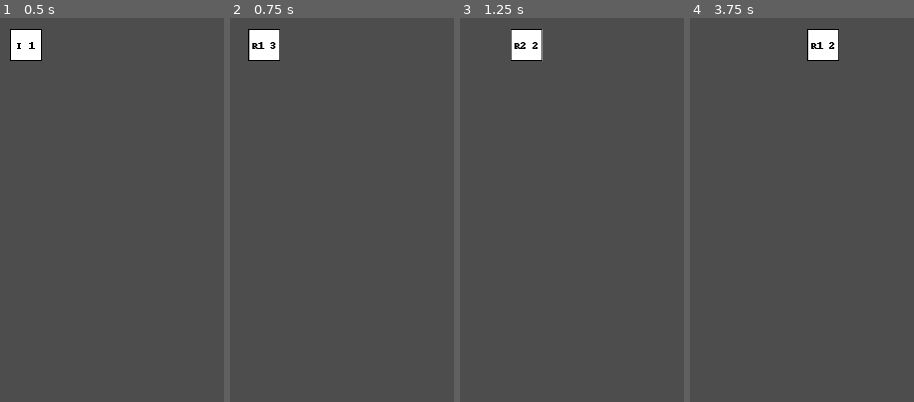
Above: before the commit, frames 1-4 (left to right).
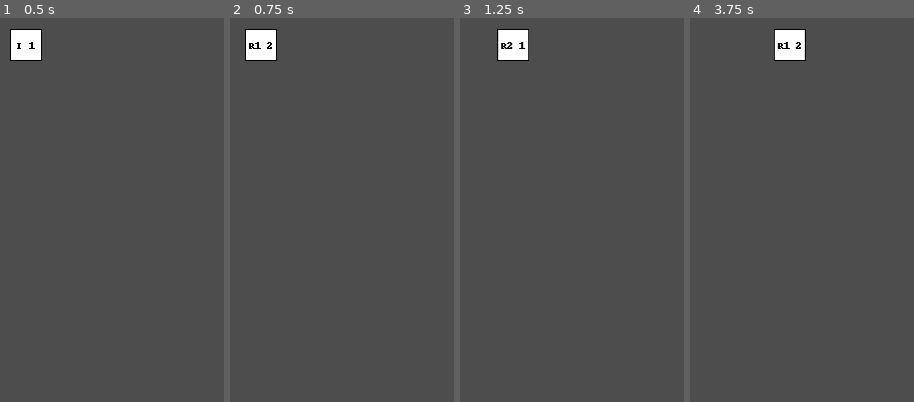
Above: after the commit, the same moments.

Repository: demestav/Open-Retro-Skies
Game: Godot game, scene res://Level.tscn
Same seed, same stepped clock (60 frames per second), same inputs: the game is played once before the commit and once after it.
Inputs:
- Up to frame 1 (0.5 s): no input
- Up to frame 2 (0.75 s): tap Enter at 0.5 s; hold Right (ui_right) from 0.53 s (still down)
- Up to frame 3 (1.25 s): keep holding Right (ui_right)
- Up to frame 4 (3.75 s): release Right (ui_right) at 1.28 s; hold Left (ui_left) 1.28-2.03 s; hold Right (ui_right) 2.03-3.53 s; hold Left (ui_left) from 3.53 s (still down)

Frame 1 is identical in both runs. In frame 2, 0.4% of the frame differs, in the area x 6-23%, y 2-12%; in frame 3, 1.2%; in frame 4, 2.4%, in the area x 37-67%, y 2-12%.

Commit message:
Added move left animations

Diff:
--- a/src/player/player.gd
+++ b/src/player/player.gd
@@ -30,13 +30,13 @@
 		State.IDLE:
 			velocity.x = lerpf(velocity.x, 0, 0.5)
 		State.ROLL_RIGHT_1:
-			velocity.x = lerpf(velocity.x, 50, 0.5)
+			velocity.x = lerpf(velocity.x, 30, 0.5)
 		State.ROLL_RIGHT_2:
-			velocity.x = lerpf(velocity.x, 70, 0.7)
+			velocity.x = lerpf(velocity.x, 50, 0.7)
 		State.ROLL_LEFT_1:
-			velocity.x = lerpf(velocity.x, -50, 0.5)
+			velocity.x = lerpf(velocity.x, -30, 0.5)
 		State.ROLL_LEFT_2:
-			velocity.x = lerpf(velocity.x, -70, 0.7)
+			velocity.x = lerpf(velocity.x, -50, 0.7)
 		State.LOOP:
 			pass
 
@@ -79,17 +79,17 @@
 			animation_player.play("Idle")
 		State.ROLL_RIGHT_1:
 			if from_state == State.IDLE:
-				animation_player.play("Roll 1")
+				animation_player.play("Right Roll 1")
 			elif from_state == State.ROLL_RIGHT_2:
-				animation_player.play_backwards("Roll 1")
+				animation_player.play_backwards("Right Roll 1")
 		State.ROLL_RIGHT_2:
-			animation_player.play("Roll 2")
+			animation_player.play("Right Roll 2")
 		State.ROLL_LEFT_1:
 			if from_state == State.IDLE:
-				animation_player.play("Roll 1")
+				animation_player.play("Left Roll 1")
 			elif from_state == State.ROLL_LEFT_2:
-				animation_player.play_backwards("Roll 1")
+				animation_player.play_backwards("Left Roll 1")
 		State.ROLL_LEFT_2:
-			animation_player.play("Roll 2")
+			animation_player.play("Left Roll 2")
 		State.LOOP:
 			pass
--- a/src/player/player.tscn
+++ b/src/player/player.tscn
@@ -21,8 +21,9 @@
 }
 
 [sub_resource type="Animation" id="Animation_tcdx7"]
-resource_name = "Roll 1"
+resource_name = "Right Roll 1"
 length = 0.3
+step = 0.15
 tracks/0/type = "value"
 tracks/0/imported = false
 tracks/0/enabled = true
@@ -30,17 +31,17 @@
 tracks/0/interp = 1
 tracks/0/loop_wrap = true
 tracks/0/keys = {
-"times": PackedFloat32Array(0, 0.1, 0.2),
-"transitions": PackedFloat32Array(1, 1, 1),
+"times": PackedFloat32Array(0, 0.15),
+"transitions": PackedFloat32Array(1, 1),
 "update": 0,
-"values": [3, 4, 5]
+"values": [2, 3]
 }
 
 [sub_resource type="Animation" id="Animation_xnuda"]
-resource_name = "Roll 2"
-length = 0.4
+resource_name = "Right Roll 2"
+length = 0.3
 loop_mode = 1
-step = 0.2
+step = 0.15
 tracks/0/type = "value"
 tracks/0/imported = false
 tracks/0/enabled = true
@@ -48,17 +49,70 @@
 tracks/0/interp = 1
 tracks/0/loop_wrap = true
 tracks/0/keys = {
-"times": PackedFloat32Array(0, 0.2),
+"times": PackedFloat32Array(0, 0.15),
 "transitions": PackedFloat32Array(1, 1),
 "update": 1,
+"values": [4, 5]
+}
+
+[sub_resource type="Animation" id="Animation_x2yv2"]
+resource_name = "Left Roll 1"
+length = 0.3
+step = 0.15
+tracks/0/type = "value"
+tracks/0/imported = false
+tracks/0/enabled = true
+tracks/0/path = NodePath("Sprite:frame")
+tracks/0/interp = 1
+tracks/0/loop_wrap = true
+tracks/0/keys = {
+"times": PackedFloat32Array(0, 0.15),
+"transitions": PackedFloat32Array(1, 1),
+"update": 0,
 "values": [6, 7]
+}
+
+[sub_resource type="Animation" id="Animation_hrhkd"]
+length = 0.001
+tracks/0/type = "value"
+tracks/0/imported = false
+tracks/0/enabled = true
+tracks/0/path = NodePath("Sprite:frame")
+tracks/0/interp = 1
+tracks/0/loop_wrap = true
+tracks/0/keys = {
+"times": PackedFloat32Array(0),
+"transitions": PackedFloat32Array(1),
+"update": 1,
+"values": [6]
+}
+
+[sub_resource type="Animation" id="Animation_axpvm"]
+resource_name = "Left Roll 2"
+length = 0.3
+loop_mode = 1
+step = 0.15
+tracks/0/type = "value"
+tracks/0/imported = false
+tracks/0/enabled = true
+tracks/0/path = NodePath("Sprite:frame")
+tracks/0/interp = 1
+tracks/0/loop_wrap = true
+tracks/0/keys = {
+"times": PackedFloat32Array(0, 0.15),
+"transitions": PackedFloat32Array(1, 1),
+"update": 1,
+"values": [8, 9]
 }
 
 [sub_resource type="AnimationLibrary" id="AnimationLibrary_d5n31"]
 _data = {
 "Idle": SubResource("Animation_ftyxt"),
-"Roll 1": SubResource("Animation_tcdx7"),
-"Roll 2": SubResource("Animation_xnuda")
+"Left Roll 1": SubResource("Animation_x2yv2"),
+"Left Roll 2": SubResource("Animation_axpvm"),
+"RESET": SubResource("Animation_hrhkd"),
+"Right Roll 1": SubResource("Animation_tcdx7"),
+"Right Roll 2": SubResource("Animation_xnuda")
 }
 
 [node name="player" type="CharacterBody2D"]
@@ -71,6 +125,6 @@
 
 [node name="Sprite" type="Sprite2D" parent="."]
 texture = ExtResource("2_1236f")
-hframes = 3
-vframes = 3
-frame = 3
+hframes = 2
+vframes = 6
+frame = 6
Not shown: 1 places in src/player/player.tscn that only renumber resources
Binary file changed: src/player/sprite/output.png
